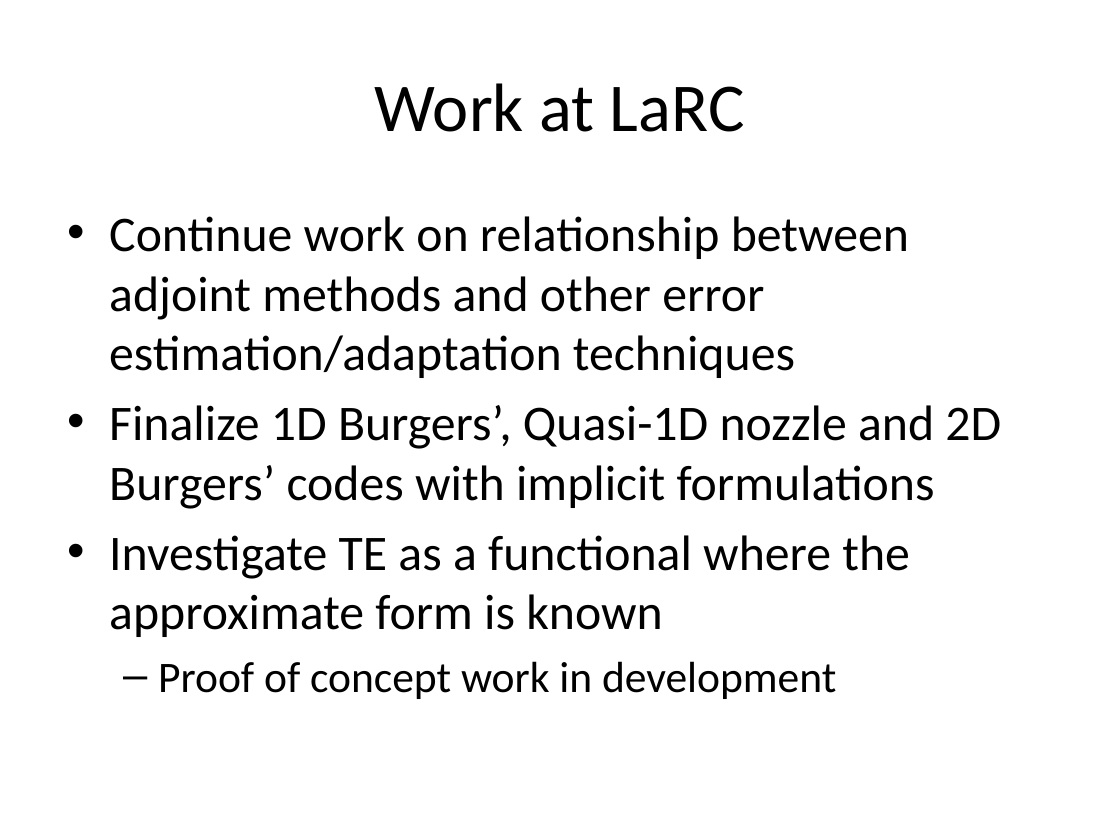
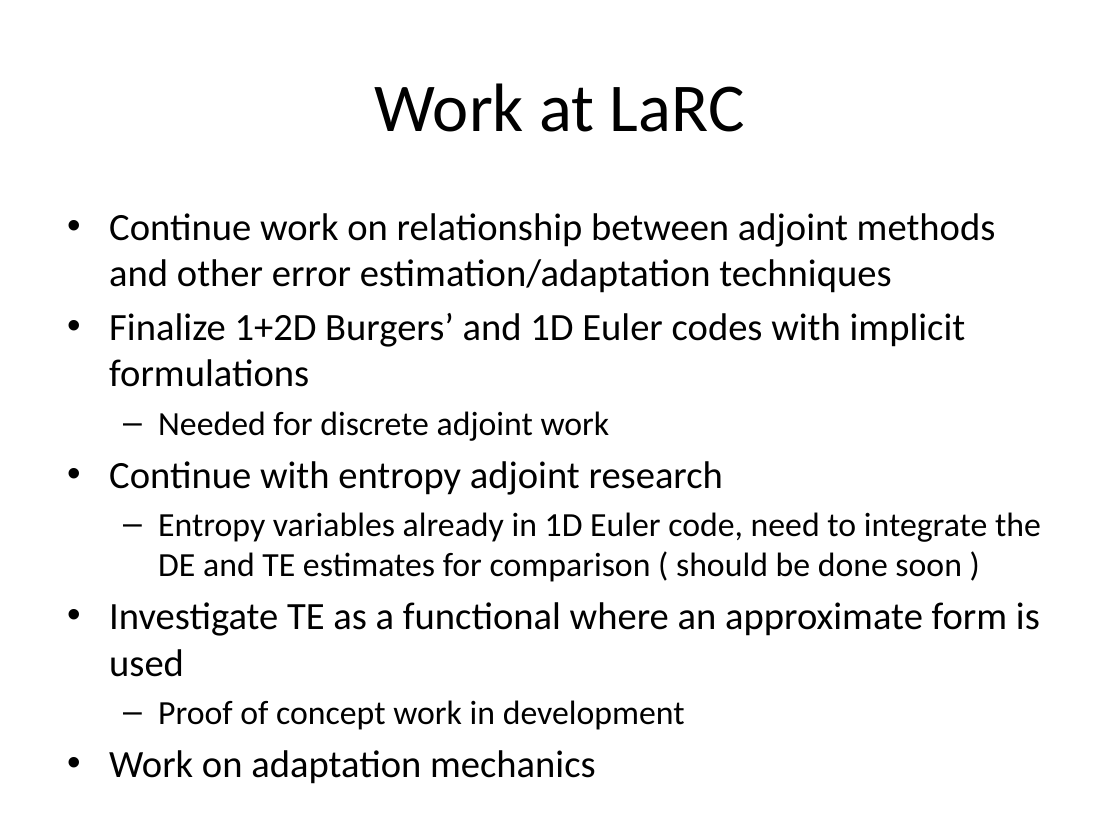
Before and after one commit to jderlaga/Presentations, a slide deck: slide 11 of June_Overview.pptx (slide 9 before the commit). Drawn at 1120x840 pixels with LibreOffice and Linux fonts; fonts in the diff are those of the drawing. Boxes give left, top, right and bottom in pixels: in the first picture for what was removed or moved away, otherwise in the second. Text is boxed around its words. In the diff, an @@ line names an element or a change of style, - is before the commit and + after.

```diff
--- a/June_Overview.pptx
+++ b/June_Overview.pptx
@@ text at (109,213,1041,730): paragraph added @@
+• Work on adaptation mechanics
@@ text at (109,213,996,730): size 32 to 24.8 pt in "Continue work on relationship between adjoint methods ..."; size 28 to 21.7 pt in "Proof of concept work in development"; less space between paragraphs @@
@@ text at (109,313,1041,677): text changed; size 32 to 24.8 pt @@
-• Finalize 1D Burgers’, Quasi-1D nozzle and 2D Burgers’ codes with implicit formulations
-• Investigate TE as a functional where the approximate form is known
+• Finalize 1+2D Burgers’ and 1D Euler codes with implicit formulations
+  – Needed for discrete adjoint work
+• Continue with entropy adjoint research
+  – Entropy variables already in 1D Euler code, need to integrate the DE and TE estimates for comparison ( should be done soon )
+• Investigate TE as a functional where an approximate form is used
```
Also in this commit, not shown: 13 other slides changed, 2 slides added, 1 slide removed.
